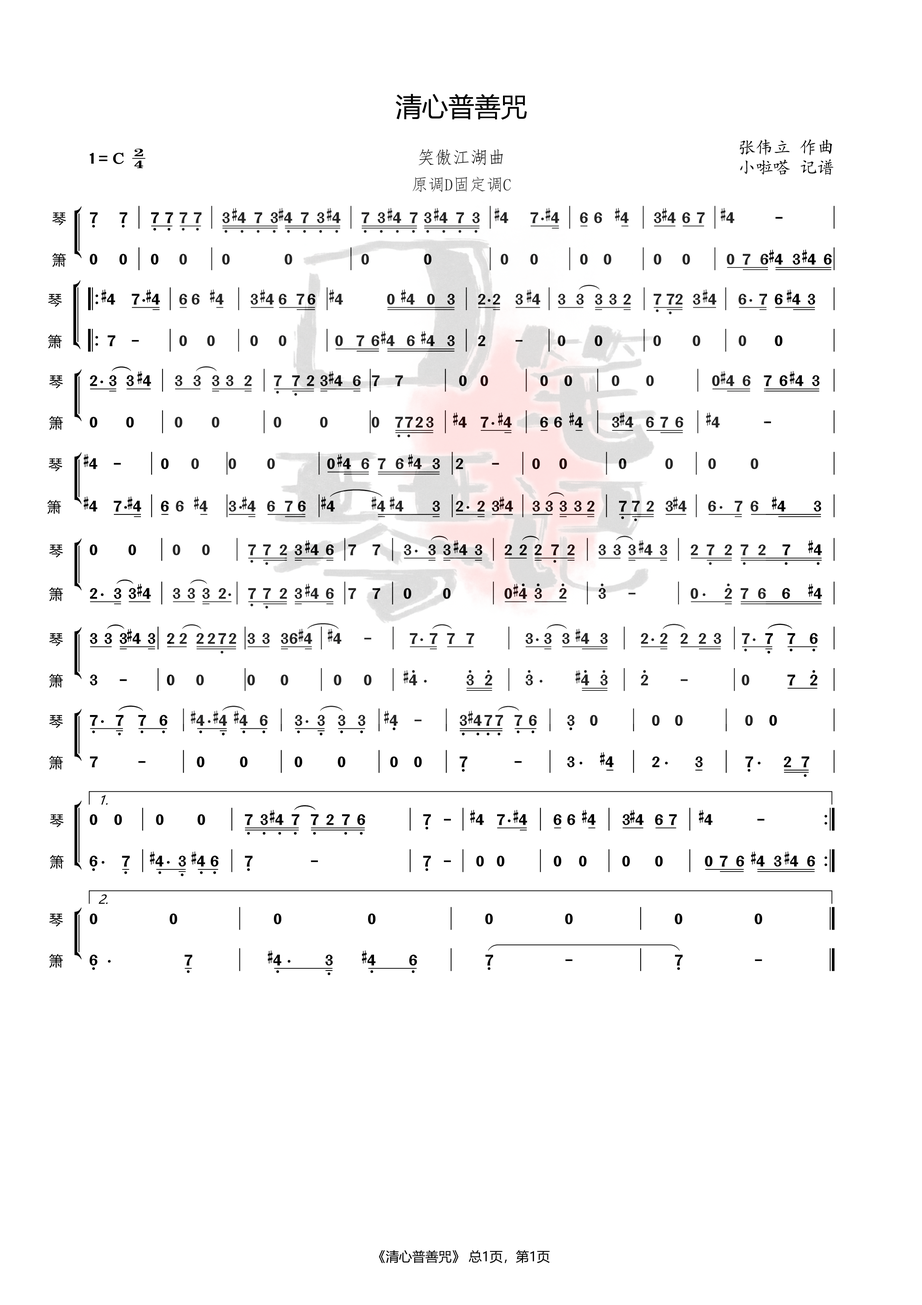
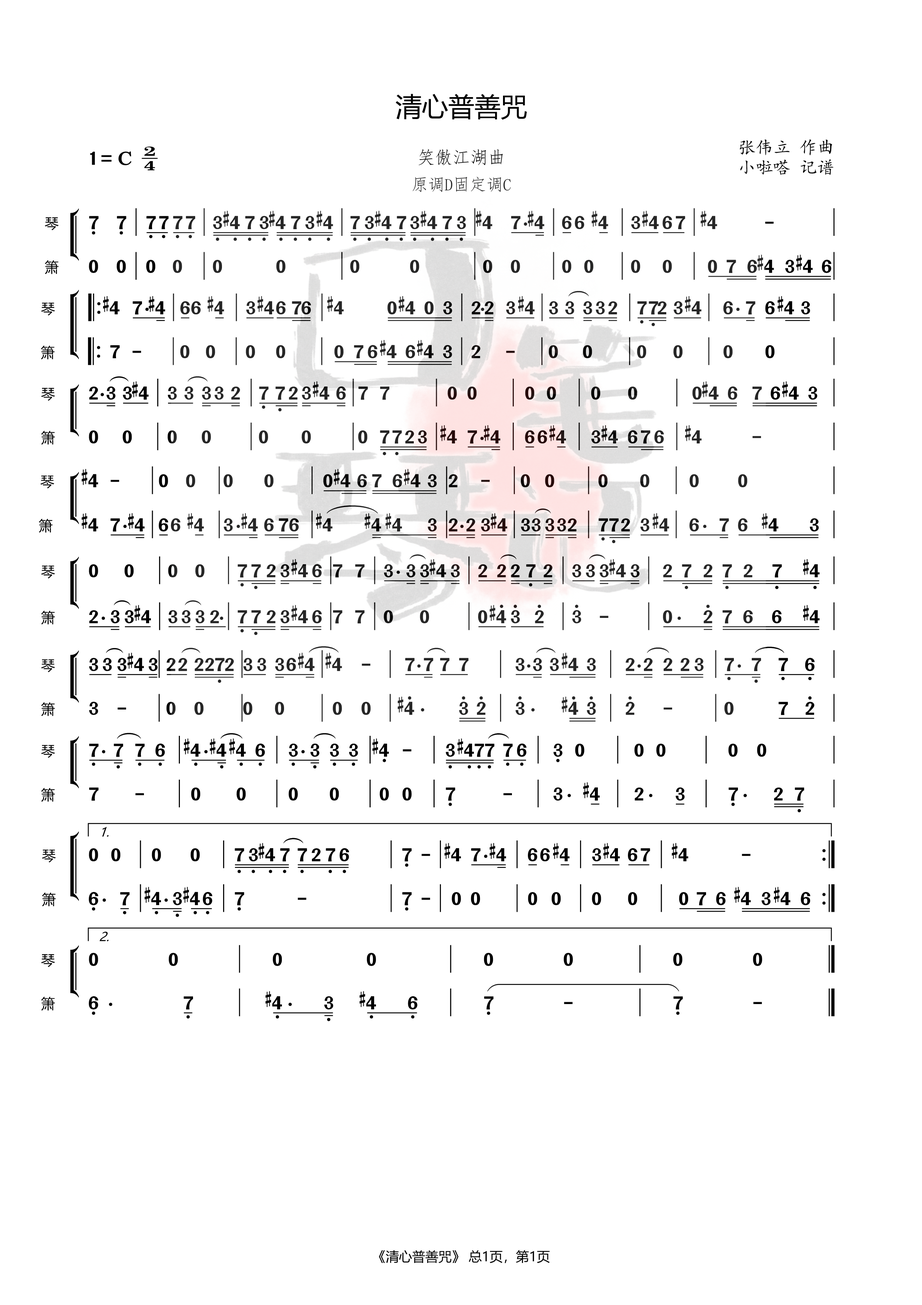
The second w=922, h=1305 image is a revision of the first. Changes to its layers:
added layer "图层 28" above "图层 27" over <box>38,146,835,1021</box>
